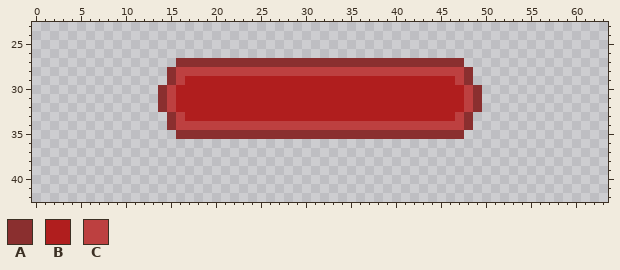
Pixel-art file -- Assets/Sprites/UI/Button/Button.aseprite. That is the earlier state.
64x64 pixels, 1 frame. Shown: x 0..63, y 23..42.
Palette (. is transparent): A #8a2f2f  B #b01e1e  C #bd4040
Pixels before, first column x 14:
27 ..AAAAAAAAAAAAAAAAAAAAAAAAAAAAAAAA..
28 .ACCCCCCCCCCCCCCCCCCCCCCCCCCCCCCCCA.
29 .ACBBBBBBBBBBBBBBBBBBBBBBBBBBBBBBCA.
30 ACBBBBBBBBBBBBBBBBBBBBBBBBBBBBBBBBCA
31 ACBBBBBBBBBBBBBBBBBBBBBBBBBBBBBBBBCA
32 ACBBBBBBBBBBBBBBBBBBBBBBBBBBBBBBBBCA
33 .ACBBBBBBBBBBBBBBBBBBBBBBBBBBBBBBCA.
34 .ACCCCCCCCCCCCCCCCCCCCCCCCCCCCCCCCA.
35 ..AAAAAAAAAAAAAAAAAAAAAAAAAAAAAAAA..
After:
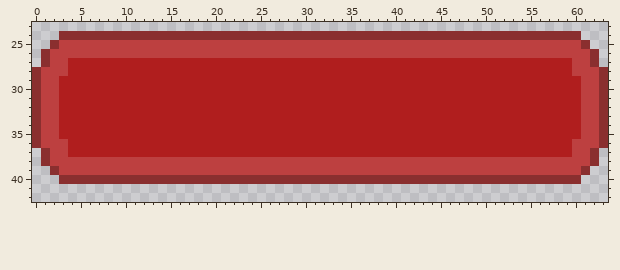
What changed:
Changed rows in their new state; - is an unchanged pixel.
first column x 0:
24 ---AAAAAAAAAAAAAAAAAAAAAAAAAAAAAAAAAAAAAAAAAAAAAAAAAAAAAAAAAA---
25 --ACCCCCCCCCCCCCCCCCCCCCCCCCCCCCCCCCCCCCCCCCCCCCCCCCCCCCCCCCCA--
26 -ACCCCCCCCCCCCCCCCCCCCCCCCCCCCCCCCCCCCCCCCCCCCCCCCCCCCCCCCCCCCA-
27 -ACCBBBBBBBBBBBBBBBBBBBBBBBBBBBBBBBBBBBBBBBBBBBBBBBBBBBBBBBBCCA-
28 ACCCBBBBBBBBBBBBBBBBBBBBBBBBBBBBBBBBBBBBBBBBBBBBBBBBBBBBBBBBCCCA
29 ACCBBBBBBBBBBBBBB------------------------------BBBBBBBBBBBBBBCCA
30 ACCBBBBBBBBBBBBB--------------------------------BBBBBBBBBBBBBCCA
31 ACCBBBBBBBBBBBBB--------------------------------BBBBBBBBBBBBBCCA
32 ACCBBBBBBBBBBBBB--------------------------------BBBBBBBBBBBBBCCA
33 ACCBBBBBBBBBBBBBB------------------------------BBBBBBBBBBBBBBCCA
34 ACCBBBBBBBBBBBBBBBBBBBBBBBBBBBBBBBBBBBBBBBBBBBBBBBBBBBBBBBBBBCCA
35 ACCBBBBBBBBBBBBBBBBBBBBBBBBBBBBBBBBBBBBBBBBBBBBBBBBBBBBBBBBBBCCA
36 ACCCBBBBBBBBBBBBBBBBBBBBBBBBBBBBBBBBBBBBBBBBBBBBBBBBBBBBBBBBCCCA
37 -ACCBBBBBBBBBBBBBBBBBBBBBBBBBBBBBBBBBBBBBBBBBBBBBBBBBBBBBBBBCCA-
38 -ACCCCCCCCCCCCCCCCCCCCCCCCCCCCCCCCCCCCCCCCCCCCCCCCCCCCCCCCCCCCA-
39 --ACCCCCCCCCCCCCCCCCCCCCCCCCCCCCCCCCCCCCCCCCCCCCCCCCCCCCCCCCCA--
40 ---AAAAAAAAAAAAAAAAAAAAAAAAAAAAAAAAAAAAAAAAAAAAAAAAAAAAAAAAAA---
Changed places in both pictures, as pixel boxes (x1, y1, x2, y2):
changed: (32, 31, 608, 184)
